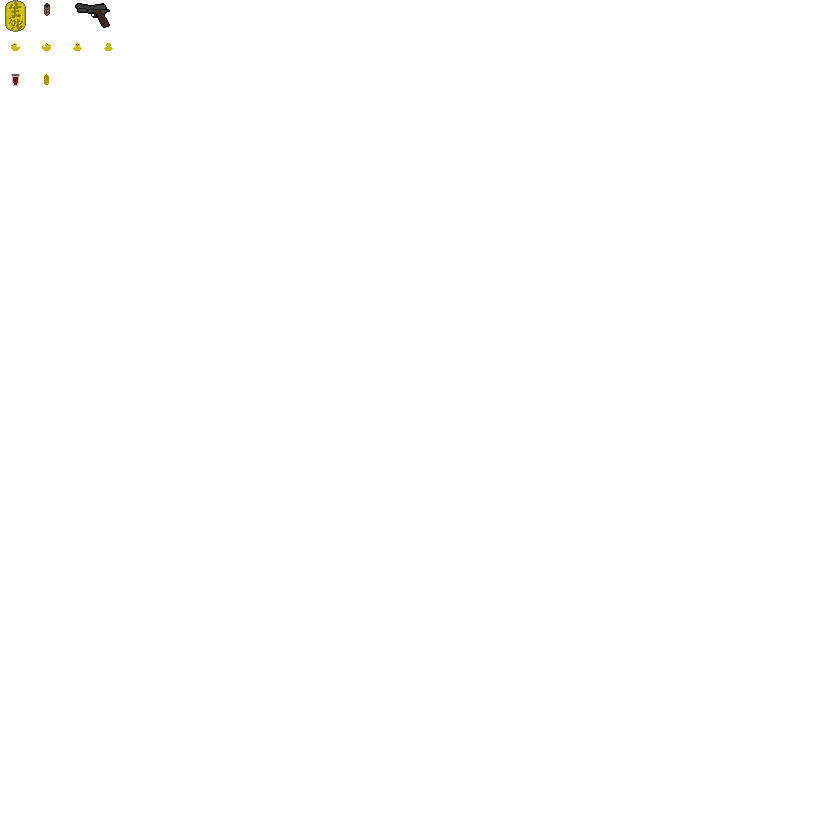
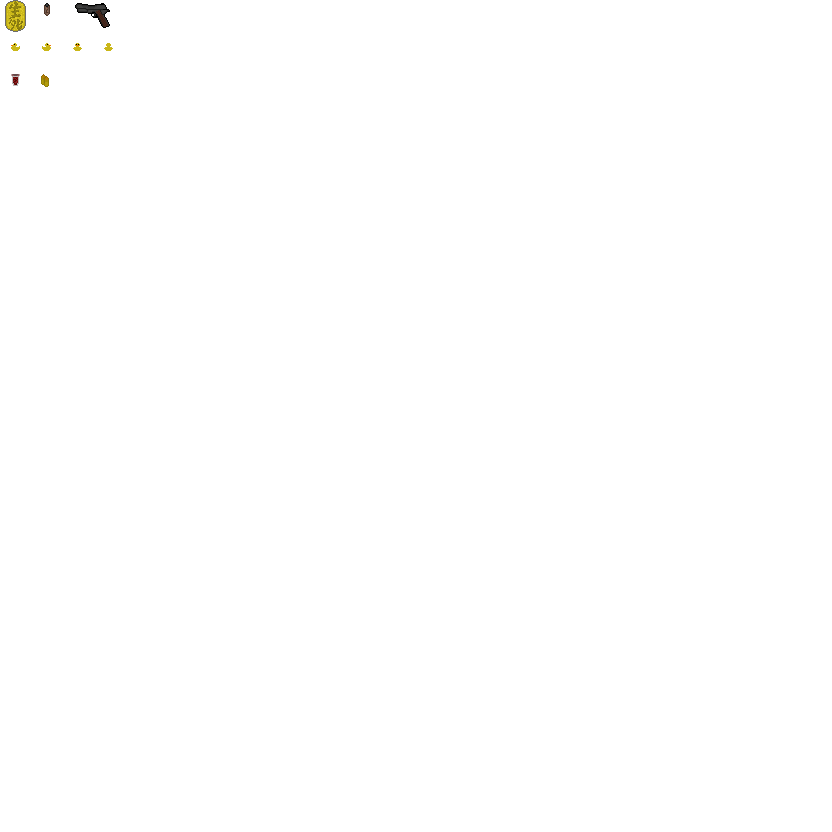
Two versions of the same layered image (832×832). Layer-by-layer changes:
painted on "Layer 10" over [left=41, top=74, right=49, bottom=87]
removed layer "Layer 8" over [left=41, top=74, right=49, bottom=86]
